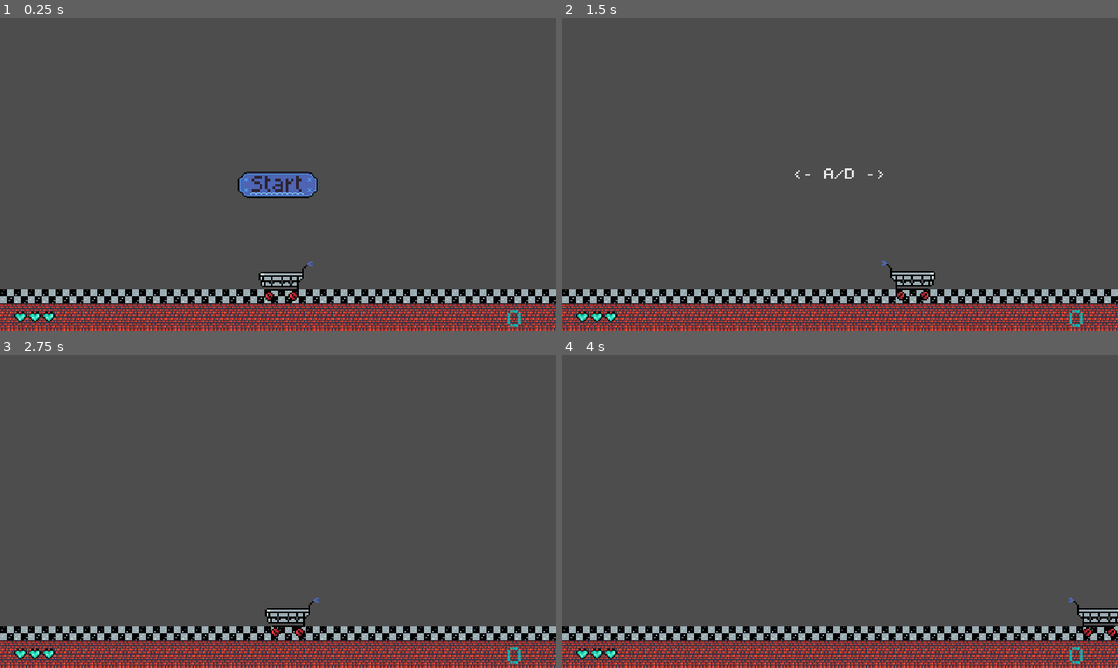
Above: before the commit, frames 1-4 (two rows, left to right).
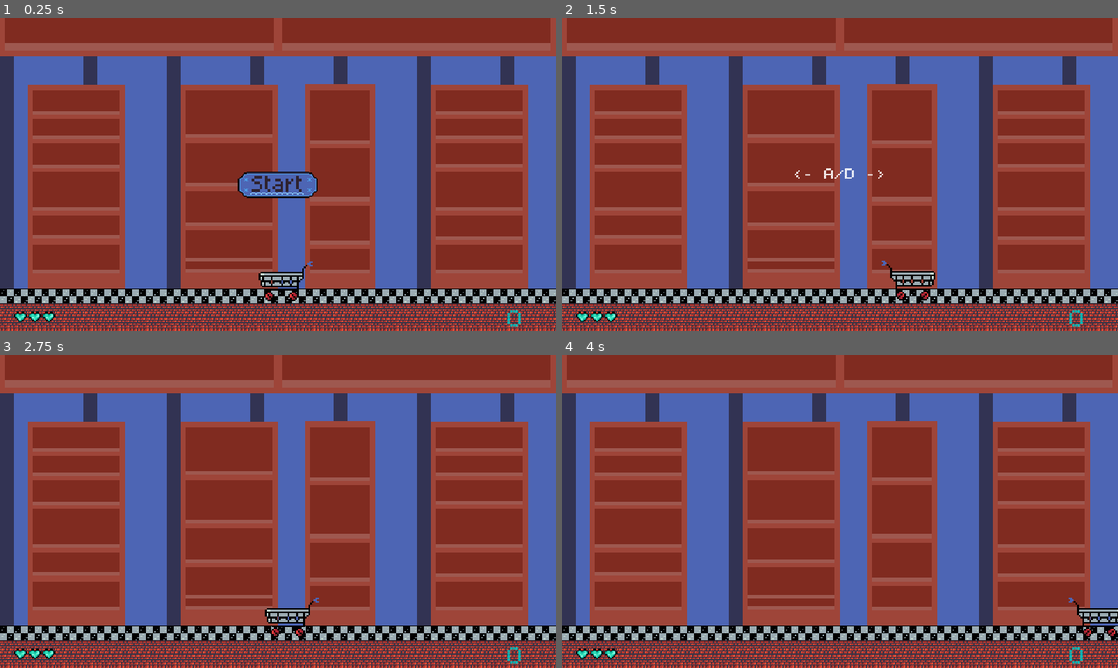
Above: after the commit, the same moments.

Repository: VarnCc/collector
Game: Godot game, scene res://main.tscn
Same seed, same stepped clock (60 frames per second), same inputs: the game is played once before the commit and once after it.
Inputs (mouse positions are in pixels of both pictures, inside the frame that each line leads up to):
- Up to frame 1 (0.25 s): no input
- Up to frame 2 (1.5 s): click (840, 183) at 0.5 s; tap Enter at 1.25 s; hold D (move_right) from 1.28 s (still down)
- Up to frame 3 (2.75 s): release D (move_right) at 2.03 s; hold A (move_left) from 2.03 s (still down)
- Up to frame 4 (4 s): release A (move_left) at 2.78 s; hold D (move_right) from 2.78 s (still down)

The runs differ from the first frame. In frame 1, 85% of the frame differs, in the area x 0-100%, y 0-87%; in frame 2, 86%; in frame 3, 86%; in frame 4, 86%.

Commit message:
addet background

Diff:
--- a/main.tscn
+++ b/main.tscn
@@ -6,6 +6,7 @@
 [ext_resource type="PackedScene" uid="uid://4k7kqb3vt7v2" path="res://items.tscn" id="3_lquwl"]
 [ext_resource type="Texture2D" uid="uid://beo8lhgflq11n" path="res://assets/sprietes/ground2.png" id="4_7mycd"]
 [ext_resource type="PackedScene" uid="uid://bgh183yp2hi7y" path="res://hud.tscn" id="5_lquwl"]
+[ext_resource type="Texture2D" uid="uid://bb6a35l44kqs1" path="res://assets/sprietes/backrground.png" id="7_272bh"]
 
 [sub_resource type="PhysicsMaterial" id="PhysicsMaterial_7dm0k"]
 
@@ -232,6 +233,12 @@
 wait_time = 2.0
 one_shot = true
 
+[node name="Sprite2D" type="Sprite2D" parent="."]
+z_index = -7
+position = Vector2(320, 181.5)
+scale = Vector2(1, 1.0416666)
+texture = ExtResource("7_272bh")
+
 [connection signal="timeout" from="ItemTimer" to="." method="_on_item_timer_timeout"]
 [connection signal="start_game" from="HUD" to="." method="_on_hud_start_game"]
 [connection signal="timeout" from="StartTimer" to="." method="_on_start_timer_timeout"]
Binary file added: assets/sprietes/backrground.png
Not shown, added: assets/sprietes/backrground.png.import
Not shown, added: export_presets.cfg
Not shown: 1 places in main.tscn that only renumber resources
Not shown, added: Collector_playtest_0.1.console.exe
Not shown, added: Collector_playtest_0.1.exe
Not shown, added: Collector_playtest_0.1.pck
Not shown, added: Collector_playtest_0.1.zip
